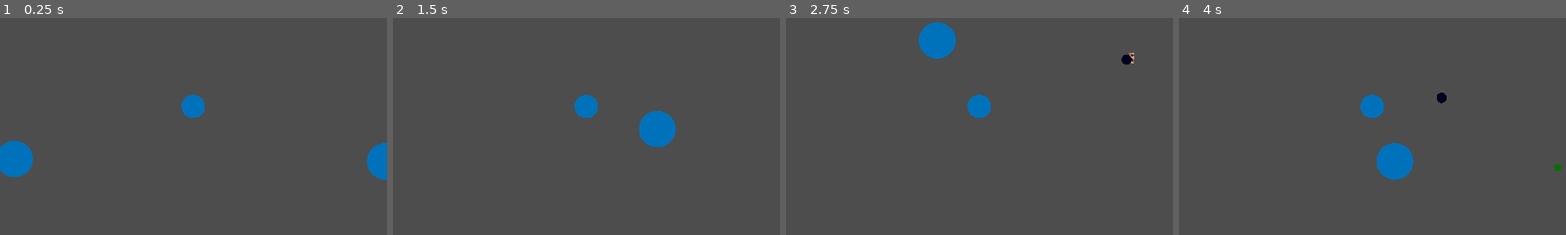
Above: before the commit, frames 1-4 (left to right).
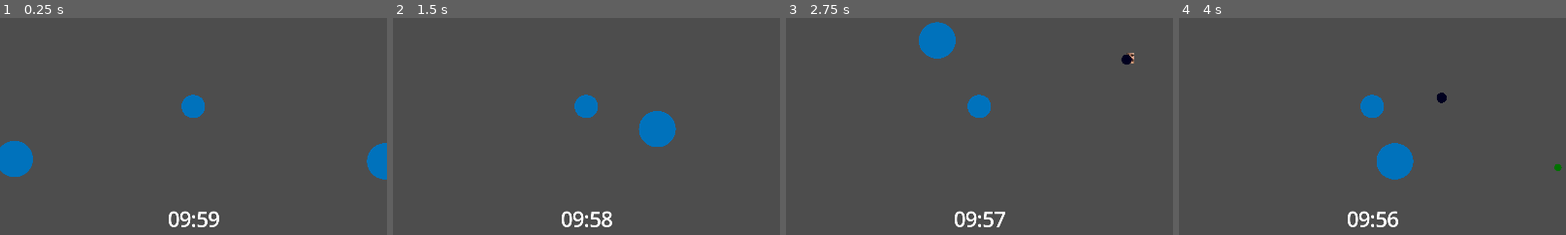
Above: after the commit, the same moments.

Repository: anxapa/mushroom-survive-her
Game: Godot game, scene res://Scenes/main_scene.tscn
The game is run twice, just before and just after one commit, with the same random seed, the same clock (stepped at 60 frames per second) and the same inputs. The engine's default icon, where the game draws it, is replaced by a stand-in: a white triangle on a blue panel in a dark square.
Inputs:
- Up to frame 1 (0.25 s): no input
- Up to frame 2 (1.5 s): tap Enter at 0.5 s; hold Right (ui_right) 0.53-1.28 s; hold Down (ui_down) from 1.28 s (still down)
- Up to frame 3 (2.75 s): release Down (ui_down) at 2.03 s; hold Right (ui_right) from 2.03 s (still down)
- Up to frame 4 (4 s): release Right (ui_right) at 2.78 s; hold Up (ui_up) 2.78-3.53 s; hold Left (ui_left) from 3.53 s (still down)
The pictures show only the part of the screen within x 25-75%, y 30-80%; the shares and areas given below are measured in that part.

The runs differ from the first frame. In frame 1, 0.5% of the frame differs, in the area x 43-57%, y 88-97%; in frame 2, 0.5%; in frame 3, 0.5%; in frame 4, 0.5%.

Commit message:
Timer and mystealium implemented
- Added timer in the bottom center of the screen.
- Added mystealium pickup - which magnetizes all of the nutrients in the ground
- Refactored nutrient code

Diff:
--- a/Scenes/Enemy/Shooter Bullet.tscn
+++ b/Scenes/Enemy/Shooter Bullet.tscn
@@ -14,8 +14,6 @@
 bullet_owner = "Enemy"
 
 [node name="Area2D" type="Area2D" parent="."]
-collision_layer = 2
-collision_mask = 2
 
 [node name="CollisionShape2D" type="CollisionShape2D" parent="Area2D"]
 rotation = 1.5708
--- /dev/null
+++ b/Scenes/Pickups/Mystealium.tscn
@@ -0,0 +1,22 @@
+[gd_scene load_steps=4 format=3 uid="uid://c04vr0krdi42d"]
+
+[ext_resource type="Script" uid="uid://dwjd6ywjiosxv" path="res://Scripts/Pickups/mystealium.gd" id="1_ygqjv"]
+[ext_resource type="Texture2D" uid="uid://bc4t63efyr7m4" path="res://Sprites/blue circle.png" id="2_77vya"]
+
+[sub_resource type="CircleShape2D" id="CircleShape2D_xbnxk"]
+
+[node name="Mystealium" type="Area2D"]
+collision_layer = 4
+collision_mask = 4
+script = ExtResource("1_ygqjv")
+
+[node name="CollisionShape2D" type="CollisionShape2D" parent="."]
+shape = SubResource("CircleShape2D_xbnxk")
+
+[node name="Sprite2D" type="Sprite2D" parent="."]
+modulate = Color(1, 0.591476, 0.47452, 1)
+scale = Vector2(0.02, 0.02)
+texture = ExtResource("2_77vya")
+
+[connection signal="area_entered" from="." to="." method="_on_area_entered"]
+[connection signal="area_exited" from="." to="." method="_on_area_exited"]
--- a/Scenes/nutrient.tscn
+++ b/Scenes/Pickups/nutrient.tscn
@@ -1,14 +1,14 @@
 [gd_scene load_steps=4 format=3 uid="uid://lc4x1860aorh"]
 
-[ext_resource type="Script" uid="uid://bfos5flyfjrrr" path="res://Scripts/nutrient.gd" id="1_0c6ci"]
-[ext_resource type="Texture2D" uid="uid://bc4t63efyr7m4" path="res://Sprites/blue circle.png" id="1_q5r6r"]
+[ext_resource type="Script" uid="uid://bfos5flyfjrrr" path="res://Scripts/Pickups/nutrient.gd" id="1_x6him"]
+[ext_resource type="Texture2D" uid="uid://bc4t63efyr7m4" path="res://Sprites/blue circle.png" id="2_bhdri"]
 
 [sub_resource type="CircleShape2D" id="CircleShape2D_0c6ci"]
 
 [node name="Nutrient" type="Area2D"]
 collision_layer = 4
 collision_mask = 4
-script = ExtResource("1_0c6ci")
+script = ExtResource("1_x6him")
 
 [node name="CollisionShape2D" type="CollisionShape2D" parent="."]
 shape = SubResource("CircleShape2D_0c6ci")
--- a/Scenes/main_scene.tscn
+++ b/Scenes/main_scene.tscn
@@ -1,12 +1,13 @@
-[gd_scene load_steps=16 format=3 uid="uid://bimngs7hwmiyc"]
-
-[ext_resource type="Script" uid="uid://55s2jxb8uvys" path="res://Scripts/camera_manager.gd" id="1_6l7je"]
+[gd_scene load_steps=17 format=3 uid="uid://bimngs7hwmiyc"]
+
+[ext_resource type="Script" path="res://Scripts/camera_manager.gd" id="1_6l7je"]
 [ext_resource type="PackedScene" uid="uid://brmati1s0m1v3" path="res://Scenes/player.tscn" id="2_jv6wh"]
 [ext_resource type="Script" uid="uid://bkqyb82lx1mvw" path="res://Scripts/point_bar_manager.gd" id="3_iacmt"]
 [ext_resource type="Script" uid="uid://bbtg0rxto4lhx" path="res://Scripts/Enemy/enemy_manager.gd" id="3_jv6wh"]
 [ext_resource type="Texture2D" uid="uid://bcjqe8u5lu1ft" path="res://icon.svg" id="4_6ev3c"]
 [ext_resource type="Texture2D" uid="uid://bc4t63efyr7m4" path="res://Sprites/blue circle.png" id="4_x6ack"]
-[ext_resource type="Script" uid="uid://p4yplfr2qpqn" path="res://Scripts/nutrient_manager.gd" id="6_maf8m"]
+[ext_resource type="Script" uid="uid://qk6e6cjx0o0o" path="res://Scripts/timer_manager.gd" id="5_huasi"]
+[ext_resource type="Script" uid="uid://p4yplfr2qpqn" path="res://Scripts/Pickups/pickup_manager.gd" id="6_maf8m"]
 
 [sub_resource type="StyleBoxFlat" id="StyleBoxFlat_x6ack"]
 bg_color = Color(0.518508, 0.421022, 0.403395, 1)
@@ -109,8 +110,6 @@
 
 [node name="Player" parent="." instance=ExtResource("2_jv6wh")]
 position = Vector2(960, 540)
-speed = 400
-invincible_time = 1.0
 
 [node name="Camera2D" type="Camera2D" parent="."]
 position = Vector2(960, 540)
@@ -357,11 +356,24 @@
 layout_mode = 2
 size_flags_vertical = 3
 
+[node name="Timer" type="Label" parent="Camera2D/Control"]
+layout_mode = 1
+anchors_preset = -1
+anchor_left = 0.45
+anchor_top = 0.72
+anchor_right = 0.55
+anchor_bottom = 0.8
+theme_override_font_sizes/font_size = 50
+text = "00:00"
+horizontal_alignment = 1
+vertical_alignment = 1
+script = ExtResource("5_huasi")
+
 [node name="Enemy Manager" type="Node2D" parent="."]
 script = ExtResource("3_jv6wh")
 cluster_size = 10
 
-[node name="Nutrient Manager" type="Node2D" parent="."]
+[node name="Pickup Manager" type="Node2D" parent="."]
 script = ExtResource("6_maf8m")
 
 [node name="Sprite2D" type="Sprite2D" parent="."]
--- a/Scripts/Enemy/enemy.gd
+++ b/Scripts/Enemy/enemy.gd
@@ -30,14 +30,20 @@
 	if can_move:
 		global_position = global_position.move_toward(move_target, speed * delta)
 	move_target = player.global_position
+
 func take_damage(damage: float) -> void:
 	current_health -= damage
 
 	if current_health <= 0:
 		_on_enemy_death()
 
+	# Flash red on hit
+	modulate = Color.RED
+	await get_tree().create_timer(0.1).timeout
+	modulate = Color.WHITE
+
 func _on_enemy_death() -> void:
-	SignalBus.spawn_nutrient.emit(nutrient_point, global_position)
+	SignalBus.enemy_death.emit(nutrient_point, global_position)
 	queue_free()
 
 func make_brute() -> void:
--- /dev/null
+++ b/Scripts/Pickups/mystealium.gd
@@ -0,0 +1,2 @@
+extends Pickup
+class_name Mystealium
--- /dev/null
+++ b/Scripts/Pickups/nutrient.gd
@@ -0,0 +1,15 @@
+extends Pickup
+class_name Nutrient
+
+var nutrient_point := 1.0
+var is_magnetized := false
+
+func _ready() -> void:
+	SignalBus.mystealium_pickup.connect(_on_mystealium_pickup)
+
+func _process(delta: float) -> void:
+	if is_near_player || is_magnetized:
+		home_to_player(delta)
+
+func _on_mystealium_pickup() -> void:
+	is_magnetized = true
--- a/Scripts/nutrient.gd
+++ b/Scripts/Pickups/pickup.gd
@@ -1,7 +1,6 @@
 extends Area2D
-class_name Nutrient
+class_name Pickup
 
-var nutrient_point := 1.0
 var is_near_player := false
 var suction_speed := 5.0
 @onready var player := GameManager.get_player()
--- /dev/null
+++ b/Scripts/Pickups/pickup_manager.gd
@@ -0,0 +1,21 @@
+extends Node2D
+
+const nutrient_scene = preload("res://Scenes/Pickups/nutrient.tscn")
+const mystealium_scene = preload("res://Scenes/Pickups/Mystealium.tscn")
+
+func _ready() -> void:
+	SignalBus.enemy_death.connect(_spawn_nutrient)
+	SignalBus.enemy_death.connect(_spawn_pickups)
+
+func _spawn_nutrient(point: float, location: Vector2) -> void:
+	var nutrient := nutrient_scene.instantiate()
+	call_deferred("add_child", nutrient)
+	nutrient.nutrient_point = point
+	nutrient.global_position = location
+
+func _spawn_pickups(_unused: float, location: Vector2) -> void:
+	var random = randf_range(0, 1)
+	if random < 0.02:
+		var mystealium = mystealium_scene.instantiate()
+		call_deferred("add_child", mystealium)
+		mystealium.global_position = location
--- a/Scripts/nutrient_manager.gd
+++ /dev/null
@@ -1,12 +0,0 @@
-extends Node2D
-
-const nutrient_scene = preload("res://Scenes/nutrient.tscn")
-
-func _ready() -> void:
-	SignalBus.spawn_nutrient.connect(_spawn_nutrient)
-
-func _spawn_nutrient(point: float, location: Vector2) -> void:
-	var nutrient := nutrient_scene.instantiate()
-	call_deferred("add_child", nutrient)
-	nutrient.nutrient_point = point
-	nutrient.global_position = location
--- a/Scripts/player.gd
+++ b/Scripts/player.gd
@@ -48,10 +48,18 @@
 		if health <= 0:
 			SignalBus.player_death.emit()
 		move_and_slide()
-		is_invincible = true
-		await get_tree().create_timer(invincible_time).timeout
-		is_invincible = false
+		make_invincible(invincible_time)
 
+		# Flash red on hit
+		modulate = Color.RED
+		await get_tree().create_timer(0.1).timeout
+		modulate = Color.WHITE
+
+
+func make_invincible (time: float) -> void:
+	is_invincible = true
+	await get_tree().create_timer(time).timeout
+	is_invincible = false
 
 func level_up() -> void:
 	nutrient_points = fmod(nutrient_points, nutrient_till_next_level)
@@ -83,3 +91,6 @@
 		var nutrient = area as Nutrient
 		gain_nutrient_points(nutrient.nutrient_point)
 		nutrient.queue_free()
+	elif area is Mystealium:
+		SignalBus.mystealium_pickup.emit()
+		area.queue_free()
--- /dev/null
+++ b/Scripts/timer_manager.gd
@@ -0,0 +1,8 @@
+extends Label
+
+var time := 600.0
+
+func _process(delta: float) -> void:
+	var int_time := time as int
+	text = "%02d:%02d" % [int_time / 60, int_time % 60]
+	time -= delta
--- a/signal_bus.gd
+++ b/signal_bus.gd
@@ -1,3 +1,4 @@
 extends Node
 signal player_death
-signal spawn_nutrient(points: float, location: Vector2)
+signal enemy_death(points: float, location: Vector2)
+signal mystealium_pickup
Not shown: 1 places in Scenes/Pickups/nutrient.tscn that only renumber resources
Not shown, added: Scripts/Pickups/mystealium.gd.uid
Renamed: Scripts/nutrient.gd.uid -> Scripts/Pickups/nutrient.gd.uid
Not shown, added: Scripts/Pickups/pickup.gd.uid
Renamed: Scripts/nutrient_manager.gd.uid -> Scripts/Pickups/pickup_manager.gd.uid
Not shown, added: Scripts/timer_manager.gd.uid
